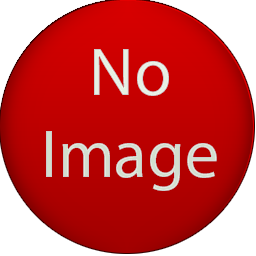
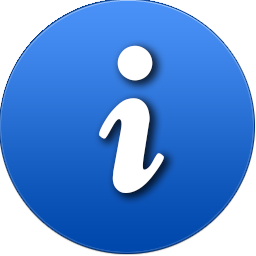
Layer changes from the first 256×256 image to the second:
added layer "i" above "No Image" over [99,45,164,193]
hid "No Image" over [46,49,217,191]
